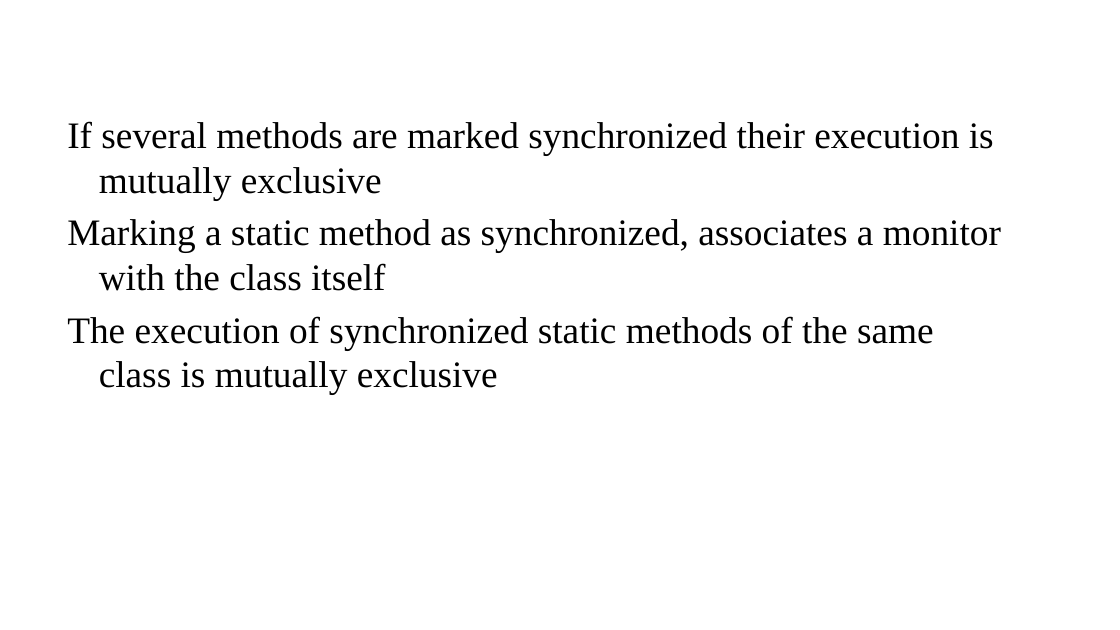
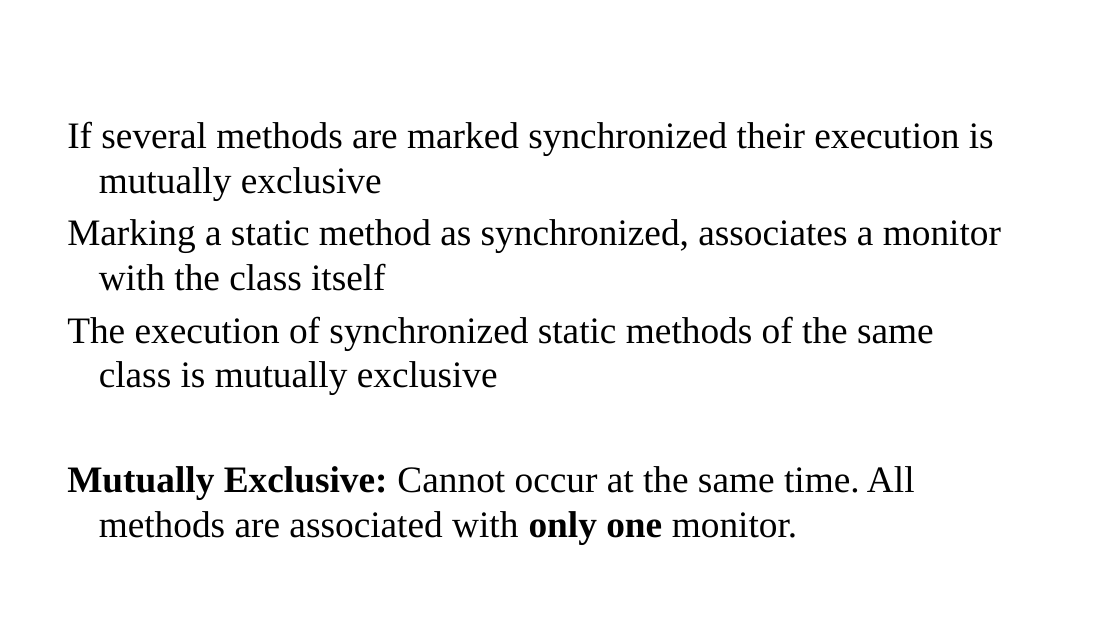
Before and after one commit to gmierzwinski/gmierzwinski.github.io, a slide deck: slide 36 of bishops/cs321/resources/CS321_Lecture_16.pptx. Drawn at 1120x630 pixels with LibreOffice and Linux fonts; fonts in the diff are those of the drawing; background and template pictures are left out. Boxes give left, top, right and bottom in pixels: in the first picture for what was removed or moved away, otherwise in the second. Text is boxed around its words. In the diff, an @@ line names an element or a change of style, - is before the commit and + after.

Commit message:
Update lecture, and labs.

```diff
--- a/bishops/cs321/resources/CS321_Lecture_16.pptx
+++ b/bishops/cs321/resources/CS321_Lecture_16.pptx
@@ text at (67,466,915,544): paragraph added @@
+Mutually Exclusive: Cannot occur at the same time. All methods are associated with only one monitor.
```
Also in this commit, not shown: 5 other files.
